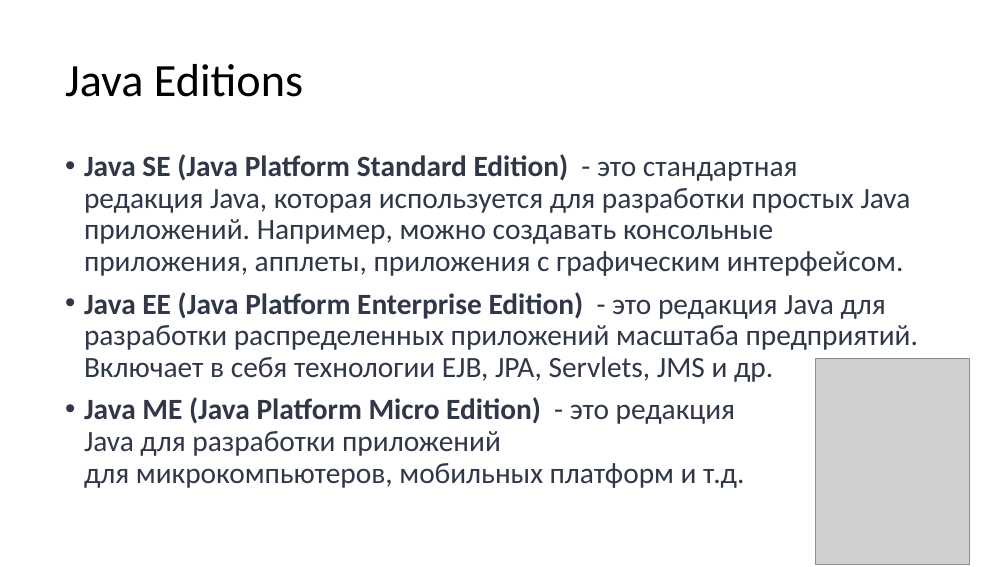
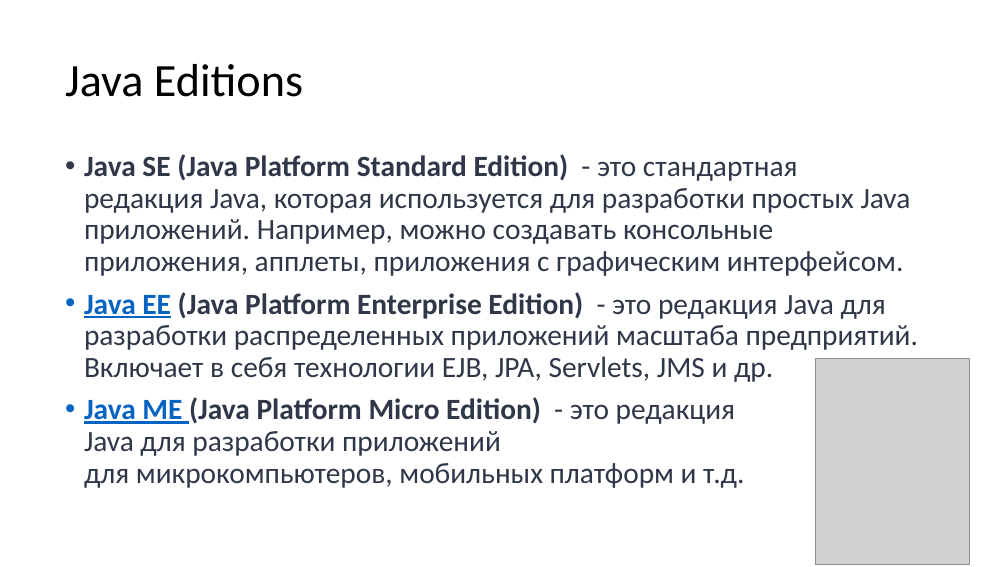
Before and after one commit to xrem/xrem.github.io, a slide deck: slide 9 of tech/Collection framework & Stream API.pptx (slide 8 before the commit). Drawn at 1008x567 pixels with LibreOffice and Linux fonts; fonts in the diff are those of the drawing; grey boxes stand for pictures. Boxes give left, top, right and bottom in pixels: in the first picture for what was removed or moved away, otherwise in the second. Text is boxed around its words. In the diff, an @@ line names an element or a change of style, - is before the commit and + after.

```diff
--- a/tech/Collection framework & Stream API.pptx
+++ b/tech/Collection framework & Stream API.pptx
@@ text at box(84, 292, 918, 488): text colour #2F3748 to #0563C1, underline on in "Java EE", "Java ME" @@
```
Also in this commit, not shown: 1 other slide changed, 2 slides added.
